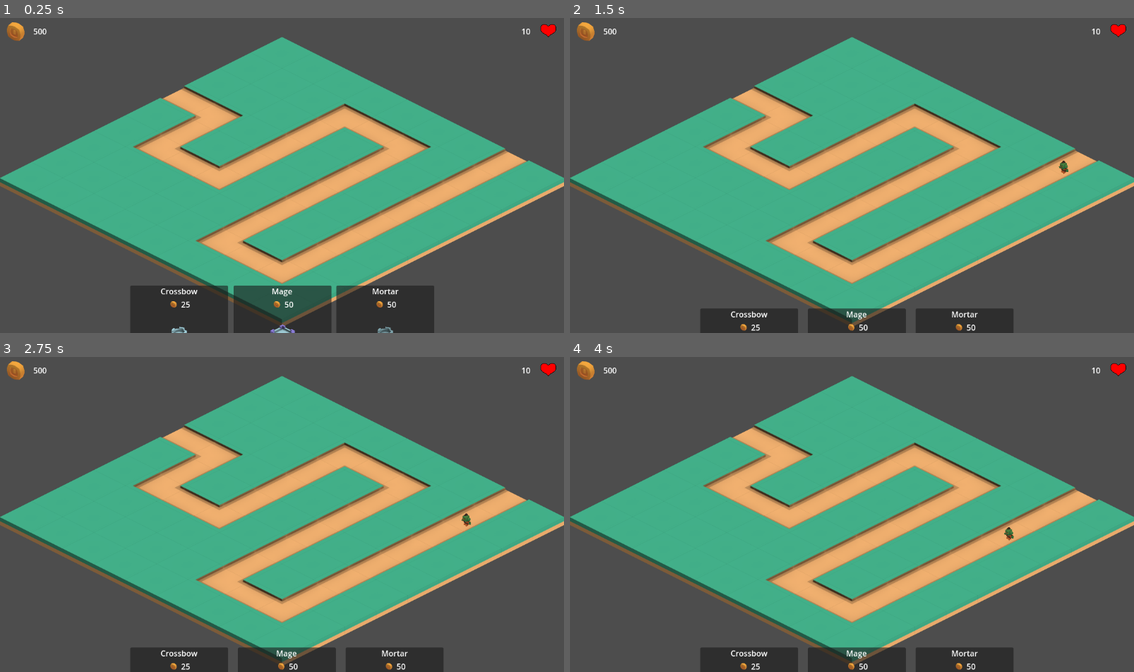
Above: before the commit, frames 1-4 (two rows, left to right).
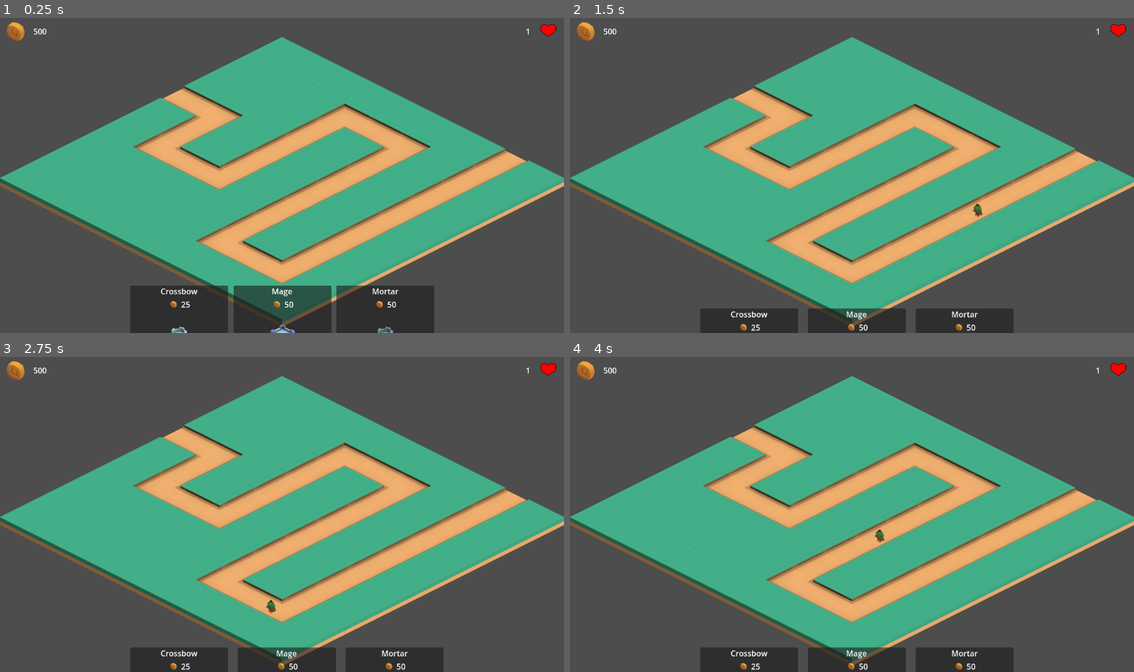
Above: after the commit, the same moments.

Repository: Robert-Riordan-UCD/GameDevJourney
Game: Godot game, scene res://Levels/Level1.tscn
Same seed, same stepped clock (60 frames per second), same inputs: the game is played once before the commit and once after it.
Inputs (mouse positions are in pixels of both pictures, inside the frame that each line leads up to):
- Up to frame 1 (0.25 s): no input
- Up to frame 2 (1.5 s): move the mouse to (976, 159) at 0.52 s; press the mouse at (976, 159) at 0.53 s; move the mouse to (739, 191) at 1.27 s; release the mouse at (739, 191) at 1.28 s; click (739, 191) at 1.35 s
- Up to frame 3 (2.75 s): move the mouse to (338, 445) at 2.02 s; press the mouse at (338, 445) at 2.03 s
- Up to frame 4 (4 s): move the mouse to (823, 577) at 2.77 s; release the mouse at (823, 577) at 2.78 s; click (823, 577) at 2.85 s; move the mouse to (1021, 561) at 3.52 s; press the mouse at (1021, 561) at 3.53 s

The runs differ from the first frame. In frame 1, less than 0.1% of the frame differs, in the area x 92-94%, y 3-6%; in frame 2, 0.1%; in frame 3, 0.1%; in frame 4, 0.1%, in the area x 54-94%, y 3-59%.

Commit message:
Created a game over popup

Diff:
--- a/Isometric_Tower_Defense/Enemies/Orc.tscn
+++ b/Isometric_Tower_Defense/Enemies/Orc.tscn
@@ -11,6 +11,7 @@
 
 [node name="Orc" type="Area2D"]
 script = ExtResource("1_udqcm")
+speed = 250.0
 
 [node name="Screen" type="Sprite2D" parent="."]
 texture = SubResource("ViewportTexture_8sppl")
--- /dev/null
+++ b/Isometric_Tower_Defense/GUI/GameOverPopup.gd
@@ -0,0 +1,14 @@
+extends PopupPanel
+
+func display() -> void:
+	if visible: return
+	var popup_size = get_size()
+	var screen_center = DisplayServer.window_get_size()/2
+	popup(Rect2i(screen_center.x-popup_size.x/2, screen_center.y-popup_size.y/2, popup_size.x, popup_size.y))
+
+
+func _on_retry_button_pressed():
+	get_tree().reload_current_scene()
+
+func _on_menu_button_pressed():
+	$VBoxContainer/MenuButton.text = "Woops!\nThere's no menu yet."
--- a/Isometric_Tower_Defense/GUI/UpgradePopup.tscn
+++ b/Isometric_Tower_Defense/GUI/UpgradePopup.tscn
@@ -13,10 +13,10 @@
 anchor_top = 0.5
 anchor_right = 0.5
 anchor_bottom = 0.5
-offset_left = -168.0
-offset_top = -126.0
-offset_right = 168.0
-offset_bottom = 126.0
+offset_left = 4.0
+offset_top = 4.0
+offset_right = 340.0
+offset_bottom = 256.0
 grow_horizontal = 2
 grow_vertical = 2
 theme_override_constants/margin_left = 15
--- a/Isometric_Tower_Defense/Levels/Level1.tscn
+++ b/Isometric_Tower_Defense/Levels/Level1.tscn
@@ -10,9 +10,11 @@
 [ext_resource type="PackedScene" uid="uid://dhib44oiejfwd" path="res://Towers/CrossbowTower.tscn" id="8_fv0x2"]
 [ext_resource type="PackedScene" uid="uid://mst7r7t0j2es" path="res://Towers/MageTower.tscn" id="9_7rlog"]
 [ext_resource type="PackedScene" uid="uid://c0tautgj7cheu" path="res://Towers/MortarTower.tscn" id="10_pjcmg"]
+[ext_resource type="Script" path="res://GUI/GameOverPopup.gd" id="11_0f11k"]
 
 [node name="Level1" type="Node2D"]
 script = ExtResource("1_hwvo5")
+health = 1
 
 [node name="GroundTileMap" parent="." instance=ExtResource("1_2bn0o")]
 layer_0/tile_data = PackedInt32Array(655360, 65546, 4, 524289, 65546, 4, 589824, 65546, 4, 655361, 65546, 4, 720896, 65 …(1381 unchanged characters)…
@@ -114,6 +116,29 @@
 tower = ExtResource("10_pjcmg")
 separation = 20
 
+[node name="GameOverPopup" type="PopupPanel" parent="CanvasLayer"]
+size = Vector2i(139, 104)
+script = ExtResource("11_0f11k")
+
+[node name="VBoxContainer" type="VBoxContainer" parent="CanvasLayer/GameOverPopup"]
+offset_left = 4.0
+offset_top = 4.0
+offset_right = 135.0
+offset_bottom = 100.0
+
+[node name="Label" type="Label" parent="CanvasLayer/GameOverPopup/VBoxContainer"]
+layout_mode = 2
+text = "Game Over :("
+horizontal_alignment = 1
+
+[node name="RetryButton" type="Button" parent="CanvasLayer/GameOverPopup/VBoxContainer"]
+layout_mode = 2
+text = "Retry"
+
+[node name="MenuButton" type="Button" parent="CanvasLayer/GameOverPopup/VBoxContainer"]
+layout_mode = 2
+text = "Main Menu"
+
 [connection signal="enemy_died" from="Enemies" to="." method="_on_enemies_enemy_died"]
 [connection signal="enemy_reached_end" from="Enemies" to="." method="_on_enemies_enemy_reached_end"]
 [connection signal="enemy_spawned" from="SpawnPoint" to="Enemies" method="_on_spawn_point_enemy_spawned"]
@@ -122,3 +147,5 @@
 [connection signal="tower_selected" from="CanvasLayer/TowerSelect/HBoxContainer/CrossbowSelect" to="TowerManager" method="_on_tower_selected"]
 [connection signal="tower_selected" from="CanvasLayer/TowerSelect/HBoxContainer/MageSelect" to="TowerManager" method="_on_tower_selected"]
 [connection signal="tower_selected" from="CanvasLayer/TowerSelect/HBoxContainer/MortarSelect" to="TowerManager" method="_on_tower_selected"]
+[connection signal="pressed" from="CanvasLayer/GameOverPopup/VBoxContainer/RetryButton" to="CanvasLayer/GameOverPopup" method="_on_retry_button_pressed"]
+[connection signal="pressed" from="CanvasLayer/GameOverPopup/VBoxContainer/MenuButton" to="CanvasLayer/GameOverPopup" method="_on_menu_button_pressed"]
--- a/Isometric_Tower_Defense/Levels/LevelManager.gd
+++ b/Isometric_Tower_Defense/Levels/LevelManager.gd
@@ -22,7 +22,12 @@
 func _on_enemies_enemy_reached_end(damage: int) -> void:
 	health -= damage
 	gui.set_health(health)
+	if health <= 0:
+		game_over()
 
 func _on_enemies_enemy_died(g: int) -> void:
 	gold += g
 	gui.set_gold_amount(gold)
+
+func game_over() -> void:
+	$CanvasLayer/GameOverPopup.display()
Not shown: 1 places in Isometric_Tower_Defense/Levels/Level1.tscn that only renumber resources
